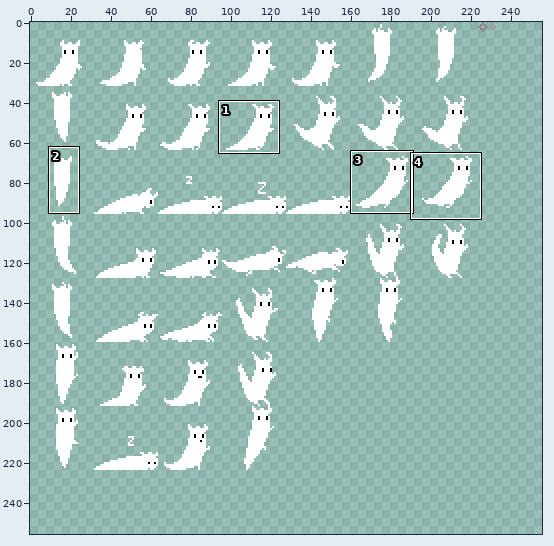
File history of a sprite sheet, main/data/sprites (testing only).png. Above: a wide view before the commit, with the close-up outlined.
Close-up. Earlier state:
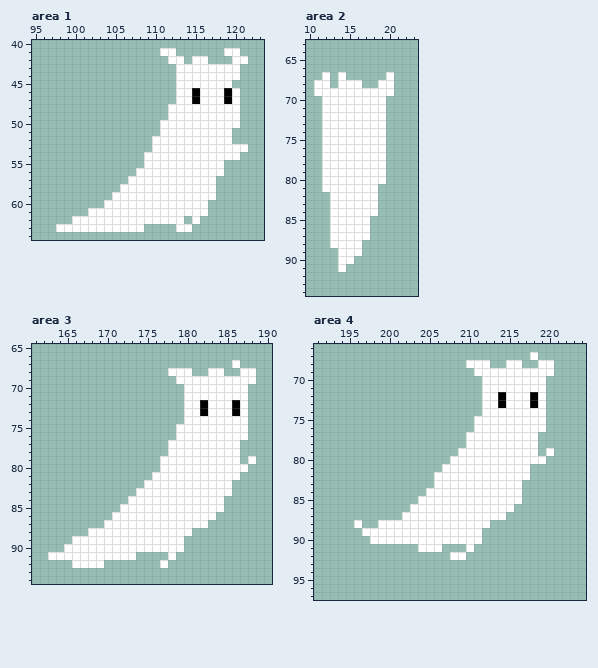
The file is 234x224 pixels. Shown: area 1: x 95..123, y 40..64; area 2: x 10..23, y 63..94; area 3: x 161..190, y 65..94; area 4: x 191..224, y 66..97. The old version is drawn lined up with the new one, on the new canvas. The commit also changed other parts of the picture, which this record leaves out.
And afterwards:
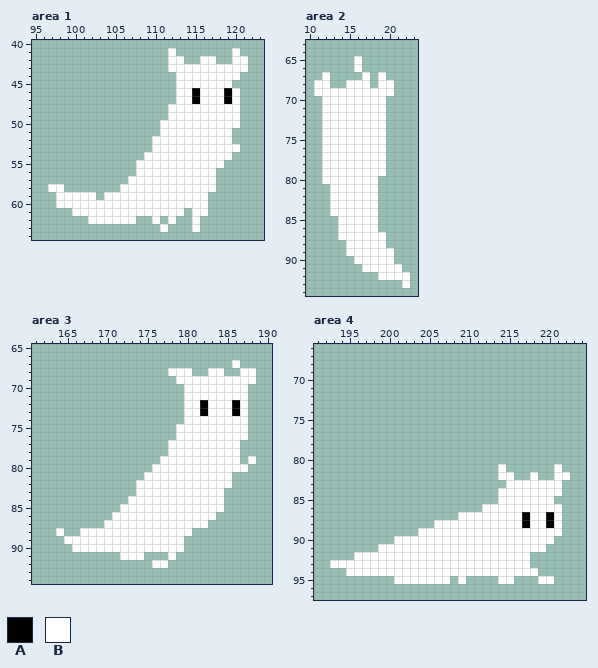
Palette (. is transparent): A #000000  B #ffffff
Changes in this commit:
canvas 234x224 -> 256x256
Changed rows in their new state; - is an unchanged pixel.
Area 1:
first column x 111:
41 .-------.--
42 ----.-B----
43 -B--------B
first column x 97:
53 ------------------------.
54 -----------------------.-
55 -----------B-------------
56 ---------------------.---
58 BB-----------------------
59 -BBBBB-B------------.----
60 -BBBBBB------------------
61 ---BB------------.-------
62 ---..------..-.-.--------
63 -...........--B-..B------
Area 2:
first column x 14:
65 --B----
66 --B----
67 .--B-B.
68 .--B---
first column x 12:
80 -------.
81 .-------
first column x 13:
85 .----B----
86 .----B----
87 .----BB---
88 ..--BBB---
89 -.--BBBB--
90 -..BBBBB--
91 -.--BBBBB-
92 ------BBBB
93 ---------B
Area 3:
first column x 174:
80 --B----------
81 -B----------.
82 B------------
83 -----------.-
first column x 163:
88 -B--B---------
89 --B-----------
90 --.-----------
91 .........--B--
92 ---....------B
Area 4:
first column x 193:
67 -------------------------.----
68 -----------------...--..--..--
69 ------------------..........--
70 -------------------........---
71 -------------------........---
72 -------------------........---
73 -------------------........---
74 -------------------........---
75 ------------------.........---
76 ------------------.........---
77 -----------------.........----
78 -----------------.........----
79 ----------------..........-.--
80 ---------------............---
81 --------------.......-...---B-
82 -------------........--..B--BB
83 -------------.........--BBBBB-
84 ------------.........---BBBBB-
85 -----------..........---BBBB--
86 ----------.........----BBBBBB-
87 ---------.......------BBABBAB-
88 ---.--.......-------BBBBABBAB-
89 ----.......--------BBBBBBBBBB-
90 -----...-----------BBBBBBBBB--
91 ------BBBBB---BBB-BBBBBBBBB---
92 ---BBBBBBBBBBBB--BBBBBBBB-----
93 BBBBBBBBBBBBBBBBBBBBBBBBB-----
94 --BBBBBBBBBBBBBBBBBBBBBBBB----
95 --------BBBBBBB-B----BB---BB--
